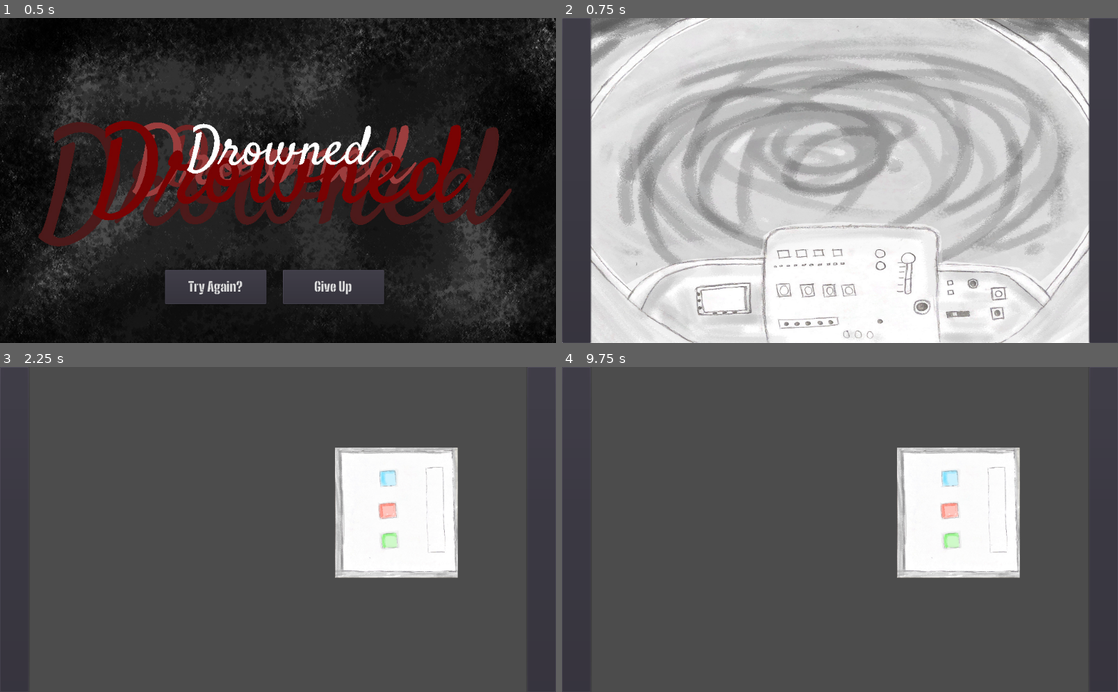
Above: before the commit, frames 1-4 (two rows, left to right).
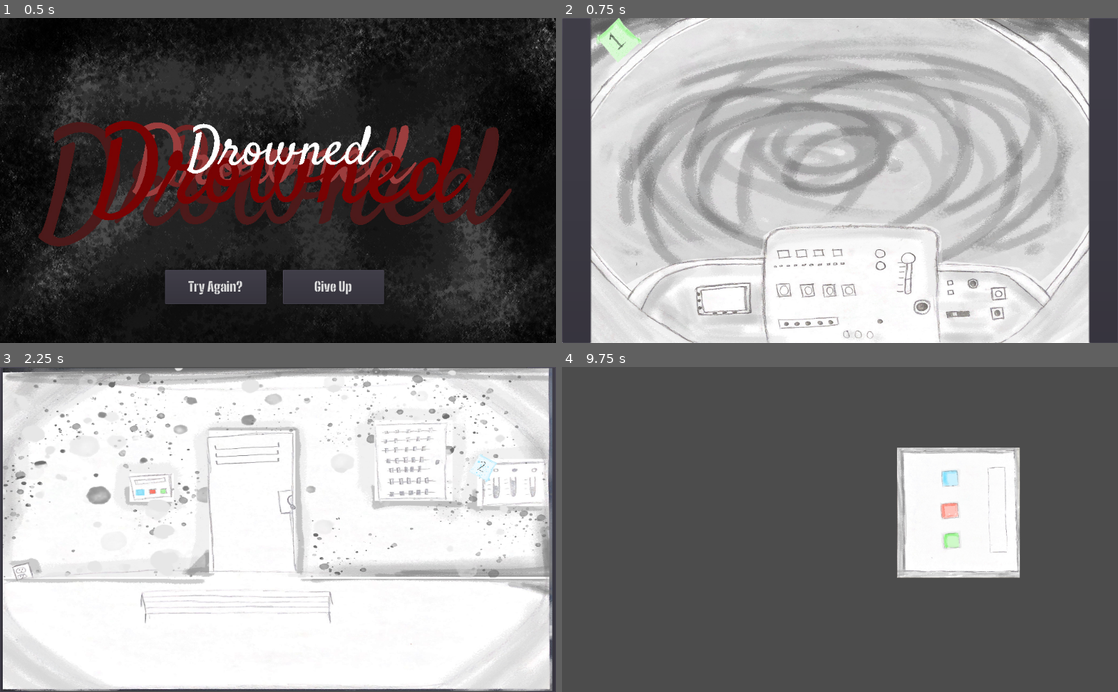
Above: after the commit, the same moments.

Repository: keitht22/Escape-The-Submarine
Game: Godot game, scene res://menus/Game_Over.tscn
Two runs of this game, one before a commit and one after it. Both use one fixed random seed, a clock stepped at 60 frames per second and the inputs below. This scene is started directly instead of the project's main scene.
Inputs (mouse positions are in pixels of both pictures, inside the frame that each line leads up to):
- Up to frame 1 (0.5 s): no input
- Up to frame 2 (0.75 s): click "Try Again?" at 0.5 s
- Up to frame 3 (2.25 s): click (16, 529) at 1.25 s; click (16, 529) at 2 s
- Up to frame 4 (9.75 s): click (578, 529) at 2.75 s; click (578, 529) at 3.5 s; click (1101, 529) at 4.25 s; click (1101, 529) at 5 s; click (1101, 529) at 5.75 s; click (1101, 529) at 6.5 s; click (578, 529) at 7.25 s; click (578, 529) at 8 s; click (951, 477) at 8.77 s; click (712, 487) at 9.52 s

Frame 1 is identical in both runs. In frame 2, 0.5% of the frame differs, in the area x 6-15%, y 0-14%; in frame 3, 92%, in the area x 0-100%, y 0-100%; in frame 4, less than 0.1%.

Commit message:
added back and notes

Diff:
--- a/Global.tscn
+++ b/Global.tscn
@@ -12,5 +12,6 @@
 
 [node name="Timer" type="Timer" parent="."]
 wait_time = 180.0
+one_shot = true
 autostart = true
 [connection signal="timeout" from="Timer" to="." method="_on_Timer_timeout"]
--- a/back/Back.gd
+++ b/back/Back.gd
@@ -15,13 +15,5 @@
 	get_tree().change_scene("res://left_side/Left_Side.tscn")
 
 
-func _on_Blue_pressed():
-	pass # Replace with function body.
-
-
-func _on_Red_pressed():
-	pass # Replace with function body.
-
-
-func _on_Green_pressed():
-	pass # Replace with function body.
+func _on_Panel_pressed():
+	get_tree().change_scene("res://back/Panel.tscn")
--- a/back/Back.tscn
+++ b/back/Back.tscn
@@ -1,7 +1,8 @@
-[gd_scene load_steps=3 format=2]
+[gd_scene load_steps=4 format=2]
 
 [ext_resource path="res://back/Back.gd" type="Script" id=1]
-[ext_resource path="res://items/panel.jpg" type="Texture" id=2]
+[ext_resource path="res://back/back_main.jpg" type="Texture" id=2]
+[ext_resource path="res://items/note2.png" type="Texture" id=3]
 
 [node name="Back" type="Control"]
 script = ExtResource( 1 )
@@ -24,42 +25,27 @@
 "_edit_use_anchors_": false
 }
 
-[node name="Panel" type="Sprite" parent="."]
-position = Vector2( 730.17, 268.829 )
-scale = Vector2( 0.139733, 0.11729 )
+[node name="Sprite" type="Sprite" parent="."]
+position = Vector2( 511.042, 300.123 )
+rotation = -1.5708
+scale = Vector2( 0.369925, 0.494567 )
 texture = ExtResource( 2 )
 
-[node name="Blue" type="Button" parent="Panel"]
-margin_left = -229.663
-margin_top = -656.4
-margin_right = -0.662598
-margin_bottom = -402.4
+[node name="Panel" type="Button" parent="Sprite"]
+margin_left = 149.0
+margin_top = -551.0
+margin_right = 263.0
+margin_bottom = -393.0
 flat = true
 __meta__ = {
 "_edit_use_anchors_": false
 }
 
-[node name="Red" type="Button" parent="Panel"]
-margin_left = -231.884
-margin_top = -163.4
-margin_right = 6.11621
-margin_bottom = 100.6
-flat = true
-__meta__ = {
-"_edit_use_anchors_": false
-}
-
-[node name="Green" type="Button" parent="Panel"]
-margin_left = -200.221
-margin_top = 316.943
-margin_right = 7.77881
-margin_bottom = 568.943
-flat = true
-__meta__ = {
-"_edit_use_anchors_": false
-}
+[node name="Note2" type="Sprite" parent="."]
+position = Vector2( 890.962, 185.17 )
+rotation = 0.487482
+scale = Vector2( 0.0245673, 0.022355 )
+texture = ExtResource( 3 )
 [connection signal="pressed" from="Left" to="." method="_on_Left_pressed"]
 [connection signal="pressed" from="Right" to="." method="_on_Right_pressed"]
-[connection signal="pressed" from="Panel/Blue" to="." method="_on_Blue_pressed"]
-[connection signal="pressed" from="Panel/Red" to="." method="_on_Red_pressed"]
-[connection signal="pressed" from="Panel/Green" to="." method="_on_Green_pressed"]
+[connection signal="pressed" from="Sprite/Panel" to="." method="_on_Panel_pressed"]
--- /dev/null
+++ b/back/Panel.tscn
@@ -0,0 +1,38 @@
+[gd_scene load_steps=2 format=2]
+
+[ext_resource path="res://items/panel.jpg" type="Texture" id=1]
+
+[node name="Panel" type="Sprite"]
+position = Vector2( 730.17, 268.829 )
+scale = Vector2( 0.139733, 0.11729 )
+texture = ExtResource( 1 )
+
+[node name="Blue" type="Button" parent="."]
+margin_left = -229.663
+margin_top = -656.4
+margin_right = -0.662598
+margin_bottom = -402.4
+flat = true
+__meta__ = {
+"_edit_use_anchors_": false
+}
+
+[node name="Red" type="Button" parent="."]
+margin_left = -231.884
+margin_top = -163.4
+margin_right = 6.11621
+margin_bottom = 100.6
+flat = true
+__meta__ = {
+"_edit_use_anchors_": false
+}
+
+[node name="Green" type="Button" parent="."]
+margin_left = -200.221
+margin_top = 316.943
+margin_right = 7.77881
+margin_bottom = 568.943
+flat = true
+__meta__ = {
+"_edit_use_anchors_": false
+}
--- a/cockpit/Cockpit.tscn
+++ b/cockpit/Cockpit.tscn
@@ -1,7 +1,8 @@
-[gd_scene load_steps=3 format=2]
+[gd_scene load_steps=4 format=2]
 
 [ext_resource path="res://cockpit/Cockpit.gd" type="Script" id=1]
 [ext_resource path="res://cockpit/Cockpit.jpg" type="Texture" id=2]
+[ext_resource path="res://items/note1.png" type="Texture" id=3]
 
 [node name="Cockpit" type="Control"]
 script = ExtResource( 1 )
@@ -31,5 +32,11 @@
 __meta__ = {
 "_edit_use_anchors_": false
 }
+
+[node name="note1" type="Sprite" parent="."]
+position = Vector2( 102.515, 41.6111 )
+rotation = -0.748475
+scale = Vector2( 0.0567773, 0.0525503 )
+texture = ExtResource( 3 )
 [connection signal="pressed" from="Left" to="." method="_on_Left_pressed"]
 [connection signal="pressed" from="Right" to="." method="_on_Right_pressed"]
--- a/menus/Credits.tscn
+++ b/menus/Credits.tscn
@@ -1,7 +1,8 @@
-[gd_scene load_steps=5 format=2]
+[gd_scene load_steps=6 format=2]
 
 [ext_resource path="res://menus/Satisfy-Regular.ttf" type="DynamicFontData" id=1]
 [ext_resource path="res://menus/BigShouldersStencilDisplay-Black.ttf" type="DynamicFontData" id=2]
+[ext_resource path="res://menus/credits.jpg" type="Texture" id=3]
 
 [sub_resource type="DynamicFont" id=1]
 size = 30
@@ -21,6 +22,10 @@
 __meta__ = {
 "_edit_use_anchors_": false
 }
+
+[node name="Sprite" type="Sprite" parent="."]
+position = Vector2( 512, 300 )
+texture = ExtResource( 3 )
 
 [node name="Label" type="Label" parent="."]
 anchor_left = 0.5
@@ -68,7 +73,7 @@
 custom_fonts/font = SubResource( 2 )
 text = "Scripting
 
-Art
+Environment  Assets
 
 Music / Shading"
 align = 2
--- a/menus/Game_Over.gd
+++ b/menus/Game_Over.gd
@@ -1,11 +1,15 @@
 extends Control
 
+onready var timer = get_node("/root/Global/Timer")
+onready var music = get_node("/root/Global/Music")
 
 func _ready():
 	pass
 
 
 func _on_Try_Again_pressed():
+	timer.start()
+	music.play()
 	get_tree().change_scene("res://cockpit/Cockpit.tscn")
 
 
--- a/menus/Main_Menu.gd
+++ b/menus/Main_Menu.gd
@@ -13,7 +13,7 @@
 
 
 func _on_Credits_pressed():
-	pass # Replace with function body.
+	get_tree().change_scene("res://menus/Credits.tscn")
 
 
 func _on_Quit_pressed():
Binary file added: back/back_main.jpg
Not shown, added: back/back_main.jpg.import
Binary file added: back/open_locker.jpg
Not shown, added: back/open_locker.jpg.import
Binary file added: items/note1.png
Not shown, added: items/note1.png.import
Binary file added: items/note2.png
Not shown, added: items/note2.png.import
Binary file added: items/note3.png
Not shown, added: items/note3.png.import
Binary file added: menus/credits.jpg
Not shown, added: menus/credits.jpg.import
(and 1 more such lines)
